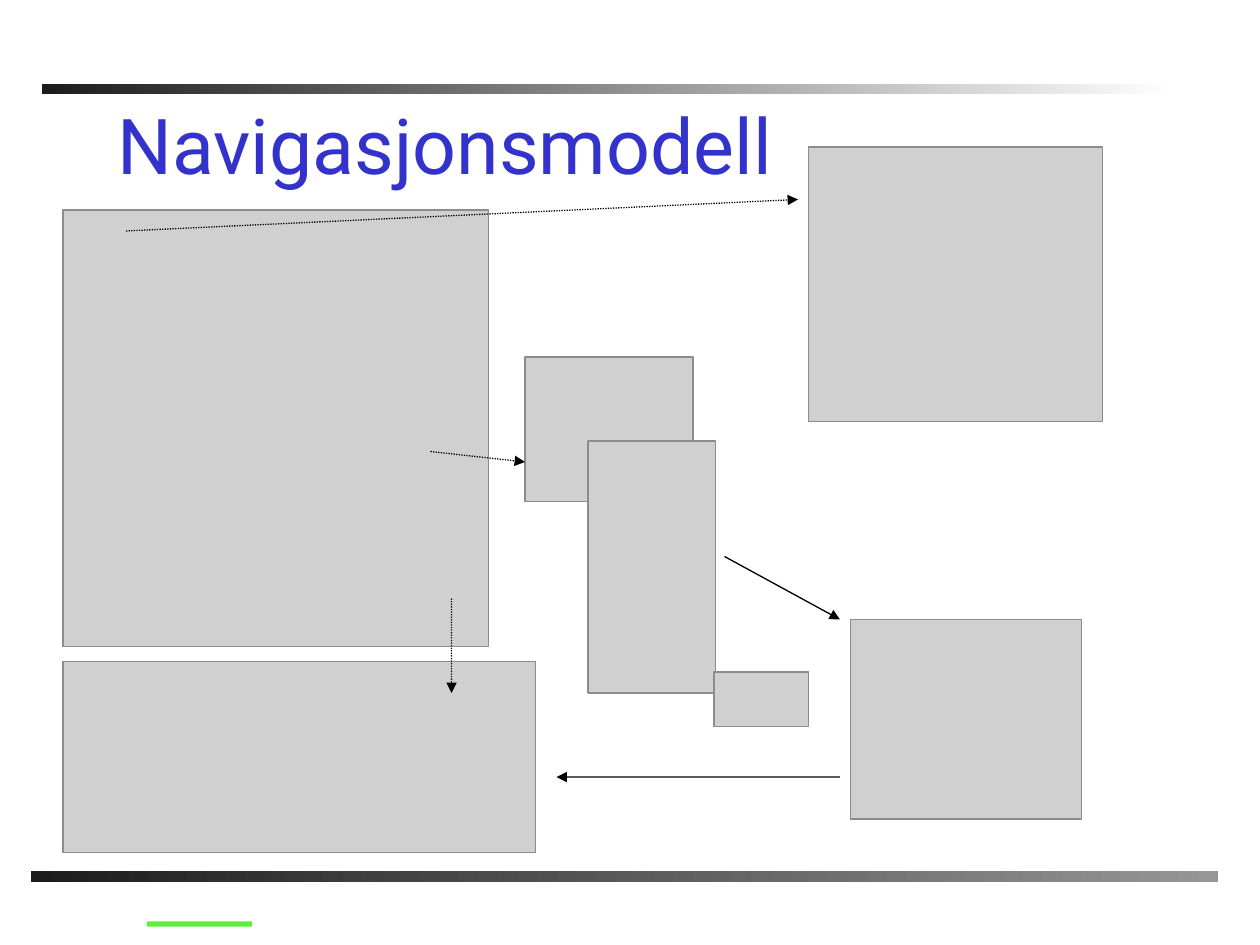
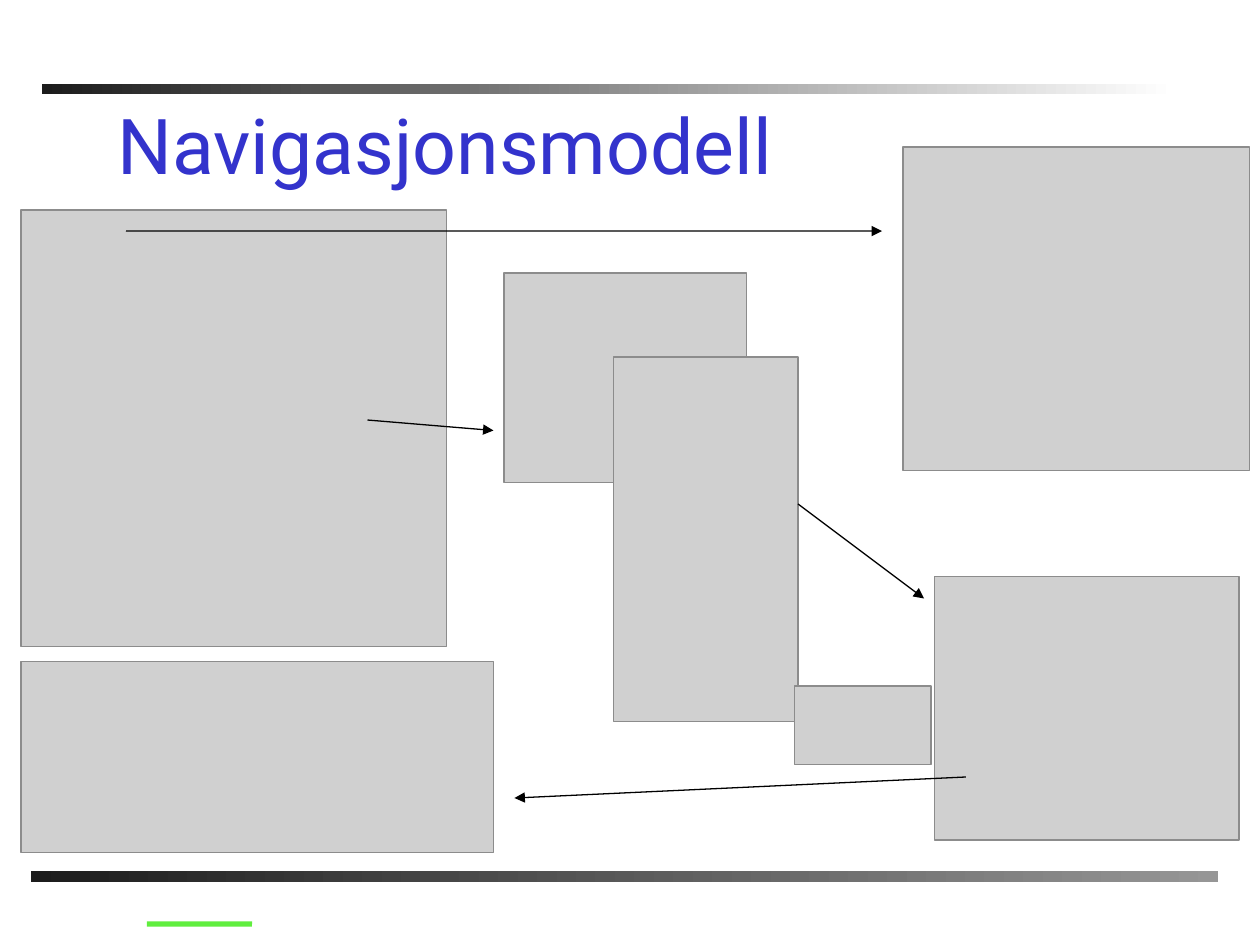
Before and after one commit to AnkhSVN/AnkhSVN, a slide deck: slide 9 of doc/powerpoint/Subversion_addin_for_VS.NET.ppt. Drawn at 1260x945 pixels with LibreOffice and Linux fonts; fonts in the diff are those of the drawing; grey boxes stand for pictures; background and template pictures are left out. Boxes give left, top, right and bottom in pixels: in the first picture for what was removed or moved away, otherwise in the second. Text is boxed around its words. In the diff, an @@ line names an element or a change of style, - is before the commit and + after.

```diff
--- a/doc/powerpoint/Subversion_addin_for_VS.NET.ppt
+++ b/doc/powerpoint/Subversion_addin_for_VS.NET.ppt
@@ picture: place and size @@
-picture at <box>809,147,1102,422</box>
+picture at <box>903,147,1250,471</box>
@@ picture: place and size @@
-picture at <box>63,210,489,646</box>
+picture at <box>21,210,447,646</box>
@@ arrow moved from (126, 231) - (798, 199) to (126, 231) - (882, 231) @@
@@ arrow (126, 231) - (882, 231): stroke #000000 0.74 pt dashed to #000000 0.74 pt @@
@@ picture: place and size @@
-picture at <box>525,357,693,501</box>
+picture at <box>504,273,747,483</box>
@@ picture: place and size @@
-picture at <box>588,441,716,693</box>
+picture at <box>614,357,798,721</box>
@@ arrow moved from (431, 451) - (525, 462) to (368, 420) - (494, 431) @@
@@ arrow (368, 420) - (494, 431): stroke #000000 0.74 pt dashed to #000000 0.74 pt @@
@@ arrow moved from (724, 557) - (840, 620) to (798, 504) - (924, 598) @@
@@ arrow removed from (451, 598) to (451, 693) @@
@@ picture: place and size @@
-picture at <box>714,672,809,726</box>
+picture at <box>935,577,1240,840</box>
@@ picture: place and size @@
-picture at <box>63,662,536,852</box>
+picture at <box>21,662,494,852</box>
@@ picture: place and size @@
-picture at <box>850,620,1081,820</box>
+picture at <box>795,685,931,764</box>
@@ arrow moved from (840, 777) - (557, 777) to (966, 777) - (514, 798) @@
```
Also in this commit, not shown: 15 other slides changed, 2 slides added, 2 slides removed.
